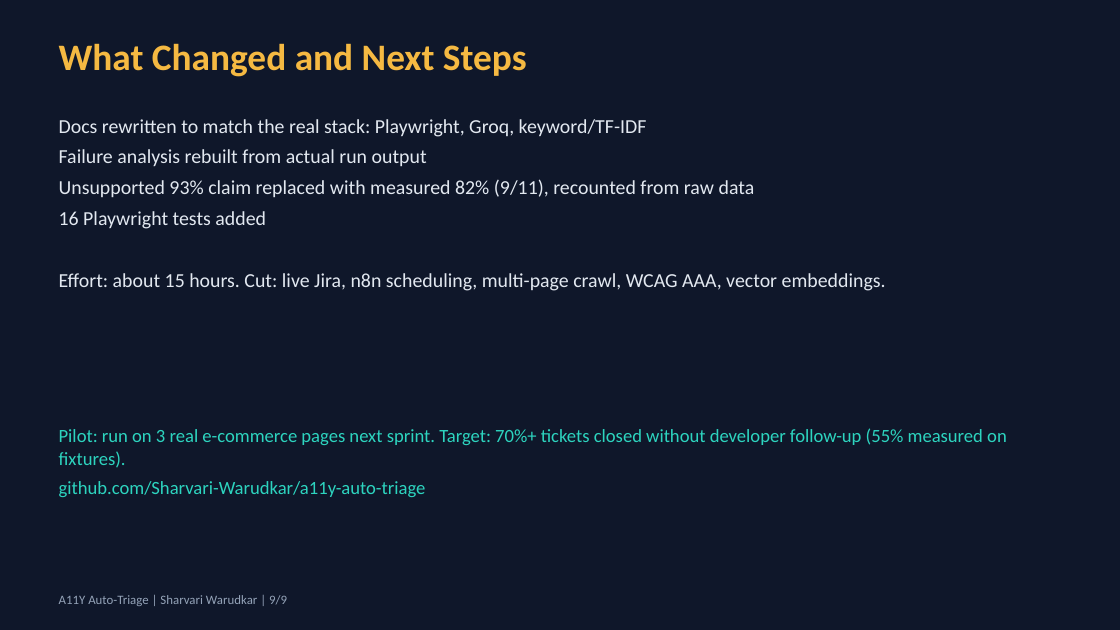
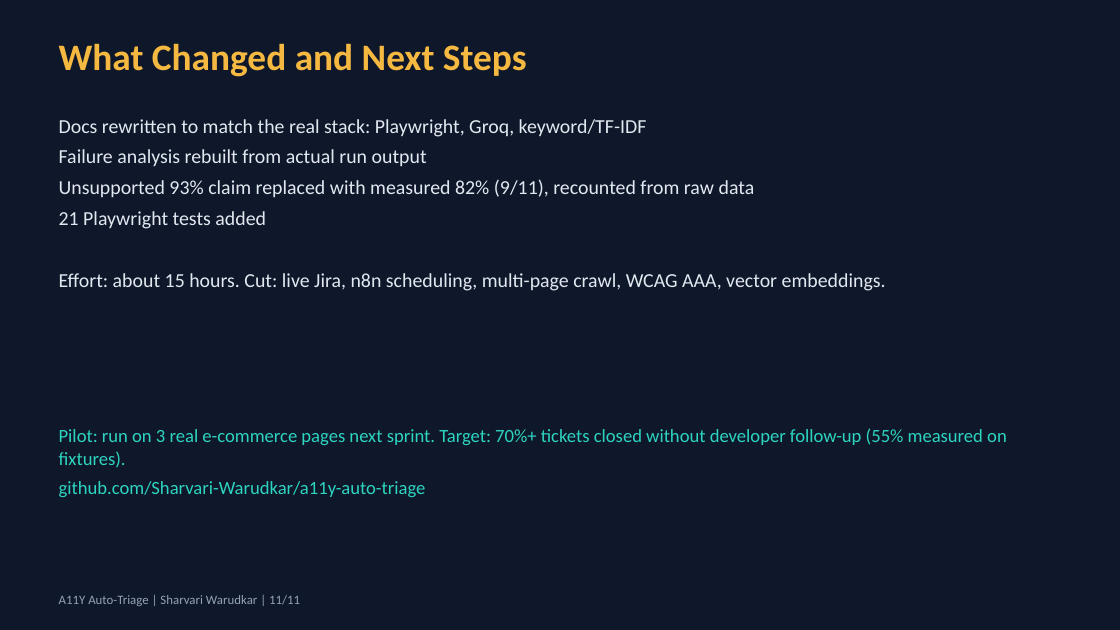
Before and after one commit to Sharvari-Warudkar/a11y-auto-triage, a slide deck: slide 11 of evidence/L1-a11y-auto-traige-presentation.pptx (slide 9 before the commit). Drawn at 1120x630 pixels with LibreOffice and Linux fonts; fonts in the diff are those of the drawing. Boxes give left, top, right and bottom in pixels: in the first picture for what was removed or moved away, otherwise in the second. Text is boxed around its words. In the diff, an @@ line names an element or a change of style, - is before the commit and + after.

```diff
--- a/evidence/L1-a11y-auto-traige-presentation.pptx
+++ b/evidence/L1-a11y-auto-traige-presentation.pptx
@@ text at [59,211,266,229]: text changed @@
-16 Playwright tests added
+21 Playwright tests added
@@ text at [59,595,300,606]: text changed @@
-A11Y Auto-Triage | Sharvari Warudkar | 9/9
+A11Y Auto-Triage | Sharvari Warudkar | 11/11
```
Also in this commit, not shown: 7 other slides changed, 2 slides added, 29 other files.
